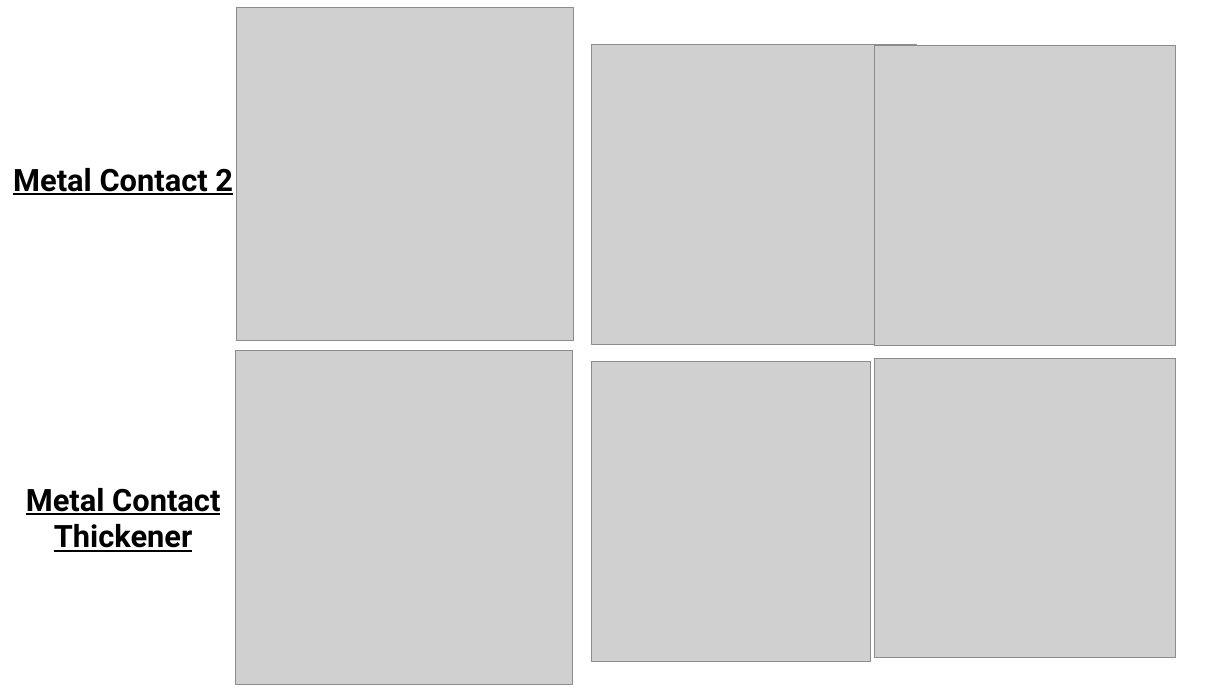
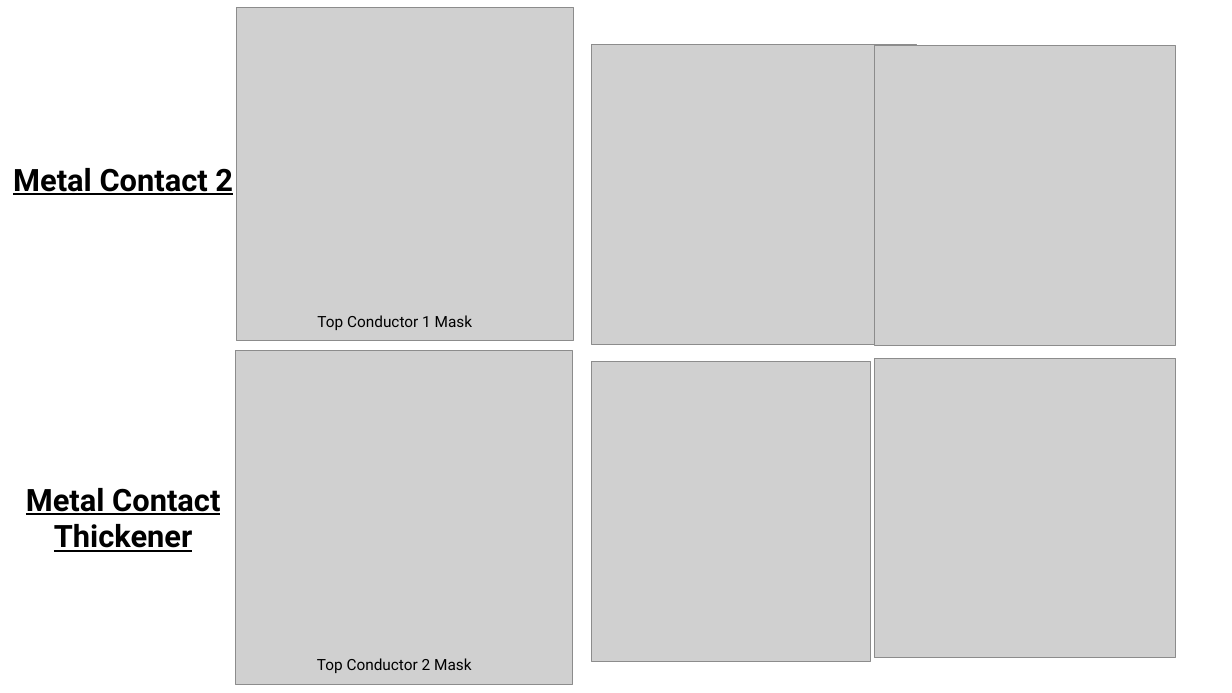
Before and after one commit to barajasalfredo13/Amorphous-Selenium-Vertical-Design, a slide deck: slide 4 of z.ReadMeAssets/ASeGrapheneDetector.pptx. Drawn at 1232x693 pixels with LibreOffice and Linux fonts; fonts in the diff are those of the drawing; grey boxes stand for pictures. Boxes give left, top, right and bottom in pixels: in the first picture for what was removed or moved away, otherwise in the second. Text is boxed around its words. In the diff, an @@ line names an element or a change of style, - is before the commit and + after.

Commit message:
Updated DXF files and Slides

```diff
--- a/z.ReadMeAssets/ASeGrapheneDetector.pptx
+++ b/z.ReadMeAssets/ASeGrapheneDetector.pptx
@@ text added at [317,315,473,330], 12 pt, text #000000 @@
+Top Conductor 1 Mask
@@ text added at [317,658,472,673], 12 pt, text #000000 @@
+Top Conductor 2 Mask
```
Also in this commit, not shown: 2 other slides changed, 7 other files.
